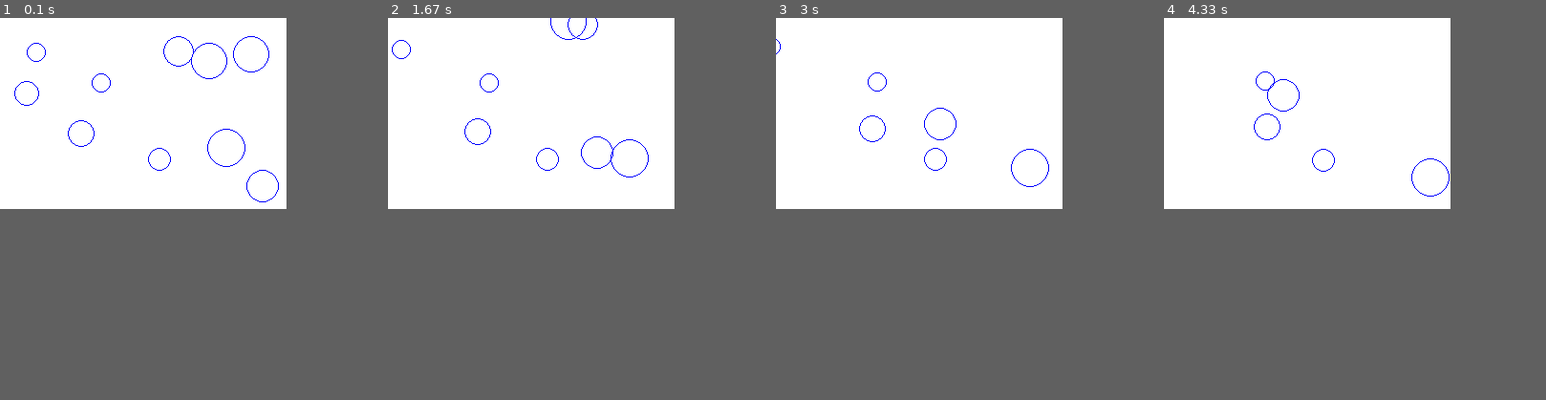
Above: before the commit, frames 1-4 (left to right).
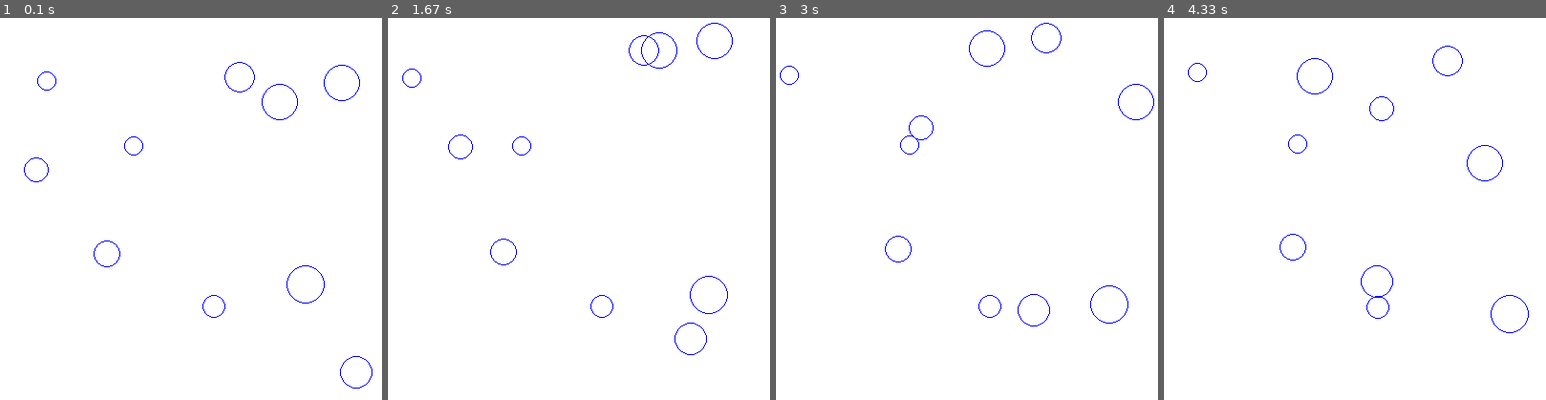
Above: after the commit, the same moments.

Repository: tsh/fun-with-pygame
Game: pygame game, started from physics.py
Same seed, same stepped clock (60 frames per second), same inputs: the game is played once before the commit and once after it. The source is Python 2; it was converted automatically to run under Python 3.
Inputs:
- Up to frame 1 (0.1 s): no input
- Up to frame 2 (1.67 s): no input
- Up to frame 3 (3 s): no input
- Up to frame 4 (4.33 s): no input
In our replay, the window is 300x200 before the commit and 400x400 after it. These sizes can differ from the game's own. Grey fills any space a smaller window leaves; there, only what the larger window draws over its background counts as a difference.

The runs differ from the first frame. In frame 1, 1.0% of the frame differs, in the area x 3-98%, y 4-97%; in frame 2, 0.8%; in frame 3, 0.8%; in frame 4, 0.7%.

Commit message:
physics: 5 Boundaries

Diff:
--- a/physics.py
+++ b/physics.py
@@ -9,7 +9,7 @@
 
 
 background_colour = (255,255,255)
-(width, height) = (300, 200)
+(width, height) = (400, 400)
 
 
 class Particle():
@@ -28,6 +28,25 @@
     def move(self):
         self.x += math.sin(self.angle) * self.speed
         self.y -= math.cos(self.angle) * self.speed
+
+    def bounce(self):
+        # check whether particle move beyond the window boundary,
+        # and change it coordinates appropriately.
+        if self.x > width - self.size:
+            self.x = 2*(width - self.size) - self.x
+            self.angle = - self.angle
+
+        elif self.x < self.size:
+            self.x = 2*self.size - self.x
+            self.angle = - self.angle
+
+        if self.y > height - self.size:
+            self.y = 2*(height - self.size) - self.y
+            self.angle = math.pi - self.angle
+
+        elif self.y < self.size:
+            self.y = 2*self.size - self.y
+            self.angle = math.pi - self.angle
 
 screen = pygame.display.set_mode((width, height))
 pygame.display.set_caption('Tutorial 4')
@@ -56,5 +75,6 @@
 
     for particle in my_particles:
         particle.move()
+        particle.bounce()
         particle.display()
     pygame.display.flip()
